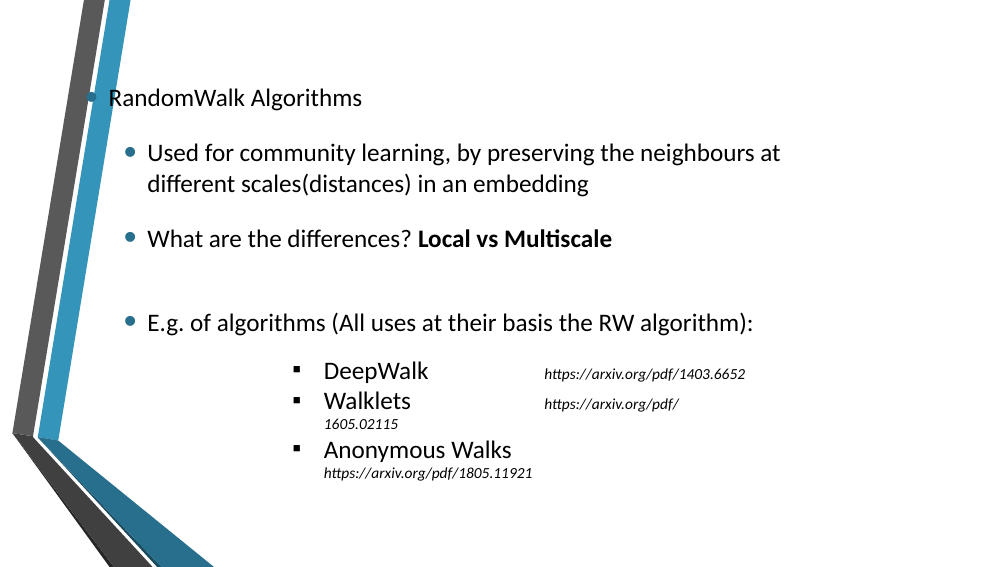
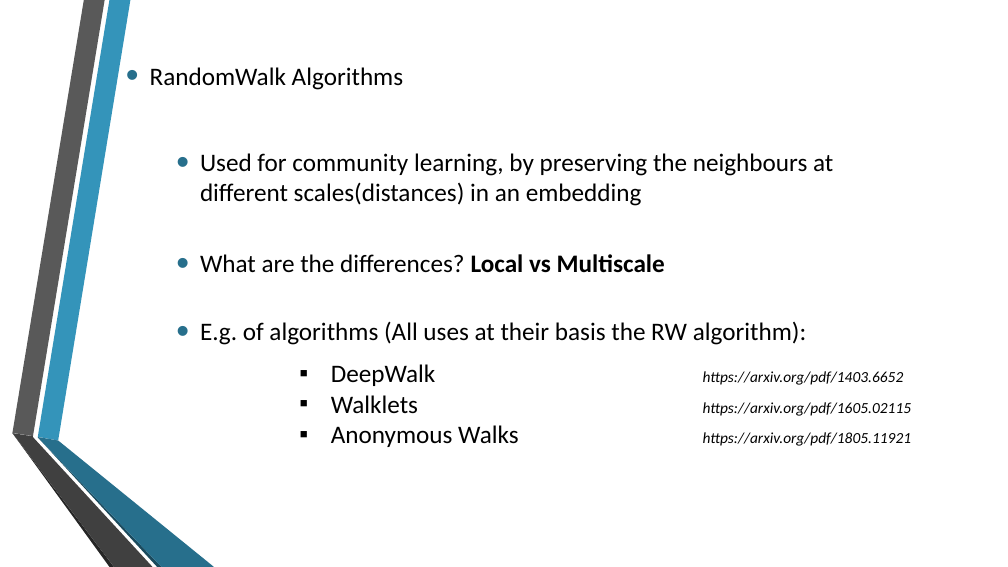
Before and after one commit to Edward326/WalkletsEmbeddings, a slide deck: slide 6 of walklets_embedding/docs/Walklets.pptx. Drawn at 1008x567 pixels with LibreOffice and Linux fonts; fonts in the diff are those of the drawing; background and template pictures are left out. Boxes give left, top, right and bottom in pixels: in the first picture for what was removed or moved away, otherwise in the second. Text is boxed around its words. In the diff, an @@ line names an element or a change of style, - is before the commit and + after.

```diff
--- a/walklets_embedding/docs/Walklets.pptx
+++ b/walklets_embedding/docs/Walklets.pptx
@@ subtitle "RandomWalk Algorithms": place and size @@
-subtitle "RandomWalk Algorithms" at [109,86,362,113]
+subtitle "RandomWalk Algorithms" at [150,67,403,90]
@@ text "Used for community learning, by ...": place and size @@
-text "Used for community learning, by ..." at [147,143,780,197]
+text "Used for community learning, by ..." at [200,153,833,206]
@@ bullet colour #276F8B to #276F8C in 4 elements at [200,321,807,345], [200,153,833,206], [150,67,403,90], [200,254,665,273] @@
@@ text "What are the differences? Local ...": place and size @@
-text "What are the differences? Local ..." at [147,229,612,248]
+text "What are the differences? Local ..." at [200,254,665,273]
@@ text "E.g. of algorithms (All uses ...": place and size @@
-text "E.g. of algorithms (All uses ..." at [147,312,754,336]
+text "E.g. of algorithms (All uses ..." at [200,321,807,345]
@@ text "DeepWalk https://arxiv.org/pdf/1403.6652" rewrapped from [324,361,533,481] to [331,364,912,446] @@
@@ outline redrawn in 5 elements at [38,0,131,440], [12,433,114,567], [38,437,215,567], [12,433,152,567], [38,437,161,566] @@
```
Also in this commit, not shown: 21 other slides changed, 1 slide added, 2 slides removed, 1 other file.
